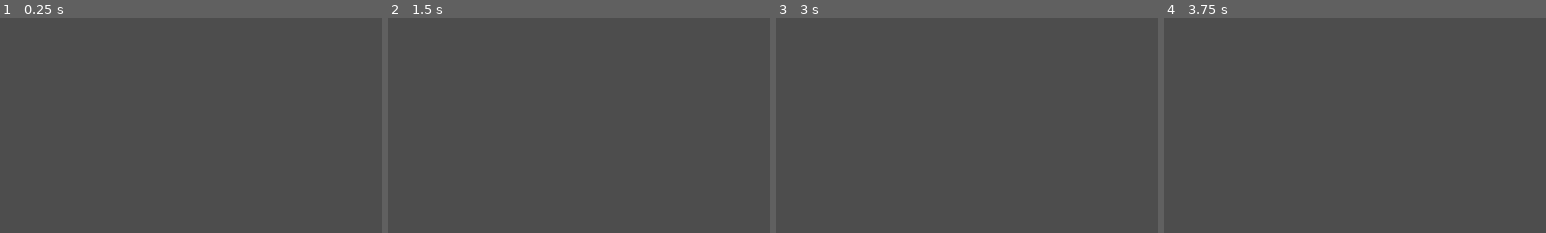
Above: before the commit, frames 1-4 (left to right).
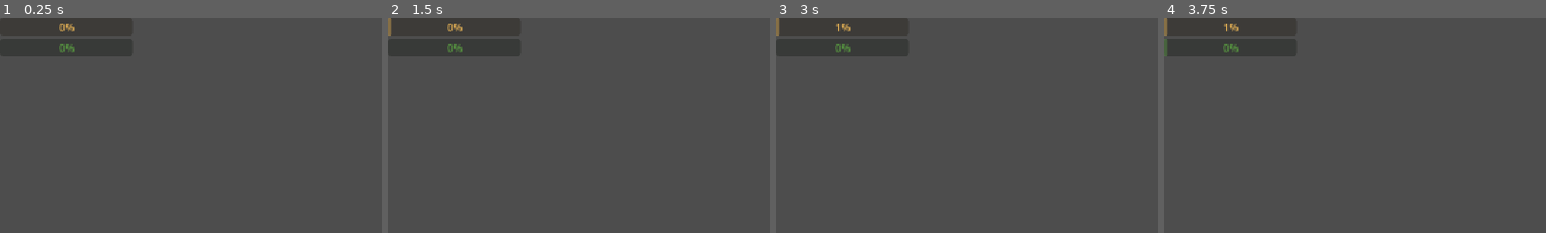
Above: after the commit, the same moments.

Repository: HONKgames/mouse-owl
Game: Godot game, scene res://main.tscn
Two runs of this game, one before a commit and one after it. Both use one fixed random seed, a clock stepped at 60 frames per second and the inputs below.
Inputs (mouse positions are % of the whole screen's width and height, from its top left):
- Up to frame 1 (0.25 s): no input
- Up to frame 2 (1.5 s): tap Enter at 0.5 s; move the mouse to (55, 50) at 0.52 s; hold W (move_forward) from 0.53 s (still down); tap Space (jump) at 0.77 s; move the mouse to (45, 50) at 1.27 s
- Up to frame 3 (3 s): keep holding W (move_forward); tap Space (jump) at 1.52, 2 s; move the mouse to (52, 48) at 2.02 s; tap Enter at 2.75 s; move the mouse to (49, 52) at 2.77 s
- Up to frame 4 (3.75 s): keep holding W (move_forward); tap Space (jump) at 3.02, 3.5 s; move the mouse to (57, 51) at 3.52 s
The pictures show only the part of the screen within x 0-50%, y 0-50%; the shares and areas given below are measured in that part.

The runs differ from the first frame. In frame 1, 0.2% of the frame differs, in the area x 15-20%, y 2-16%; in frame 2, 0.2%, in the area x 0-20%, y 0-16%; in frame 3, 0.2%; in frame 4, 0.2%.

Commit message:
basic hunger fatigue hud

Diff:
--- a/player.tscn
+++ b/player.tscn
@@ -2,6 +2,7 @@
 
 [ext_resource type="Script" uid="uid://bgtvrl6l8l72v" path="res://player.gd" id="1_4flbx"]
 [ext_resource type="Script" uid="uid://dlujedv8es71p" path="res://systems/needs.gd" id="2_onrkg"]
+[ext_resource type="PackedScene" uid="uid://ldbcuyt4b8wf" path="res://ui/hud.tscn" id="3_i3pqv"]
 
 [sub_resource type="CapsuleShape3D" id="CapsuleShape3D_et6nl"]
 
@@ -18,3 +19,6 @@
 
 [node name="Needs" type="Node" parent="." unique_id=1485875694]
 script = ExtResource("2_onrkg")
+
+[node name="Hud" parent="." unique_id=1355711614 node_paths=PackedStringArray("needs") instance=ExtResource("3_i3pqv")]
+needs = NodePath("../Needs")
--- /dev/null
+++ b/ui/hud.gd
@@ -0,0 +1,10 @@
+extends CanvasLayer
+
+@export var needs: Node
+
+@onready var hunger_bar: ProgressBar = $VBoxContainer/HungerBar
+@onready var fatigue_bar: ProgressBar = $VBoxContainer/FatigueBar
+
+func _process(_delta: float) -> void:
+	hunger_bar.value = needs.hunger
+	fatigue_bar.value = needs.fatigue
--- /dev/null
+++ b/ui/hud.tscn
@@ -0,0 +1,19 @@
+[gd_scene format=3 uid="uid://ldbcuyt4b8wf"]
+
+[ext_resource type="Script" uid="uid://jen2u0ggq21g" path="res://ui/hud.gd" id="1_rbyyf"]
+
+[node name="Hud" type="CanvasLayer" unique_id=1355711614]
+script = ExtResource("1_rbyyf")
+
+[node name="VBoxContainer" type="VBoxContainer" parent="." unique_id=249142225]
+custom_minimum_size = Vector2(200, 0)
+offset_right = 40.0
+offset_bottom = 40.0
+
+[node name="HungerBar" type="ProgressBar" parent="VBoxContainer" unique_id=1179333631]
+self_modulate = Color(0.95281494, 0.7373294, 0.3491902, 1)
+layout_mode = 2
+
+[node name="FatigueBar" type="ProgressBar" parent="VBoxContainer" unique_id=1689084637]
+self_modulate = Color(0.36248228, 0.6328748, 0.2672309, 1)
+layout_mode = 2
Not shown, added: ui/hud.gd.uid
